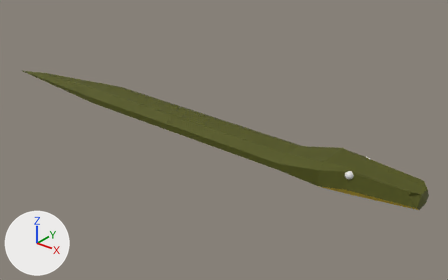
What one commit did to the FBX model Assets/Content/Enemy/models/croc.fbx.
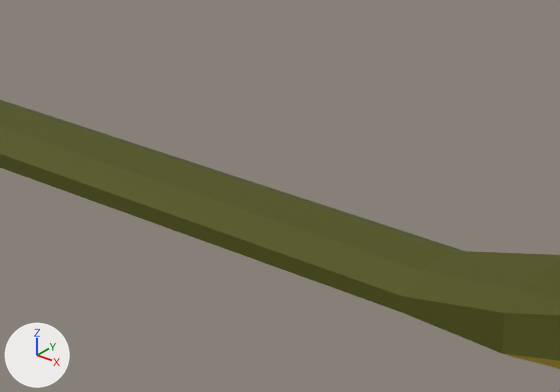
Each version appears first whole from a 50 mm camera at (4.49, -6.02, 3.71) aimed at (-0.59, 0.33, -0.23), and next in a close-up on the part from 27% to 76% of the width and 17% to 72% of the height. Every picture has the same lights, and +X, +Y and +Z are marked at lower left. Where no turn or scale is listed for an object, it has been applied to the vertices.

The first close-up shows 'Croc'.
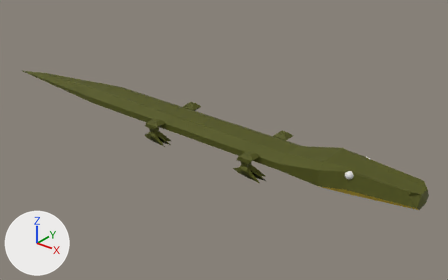
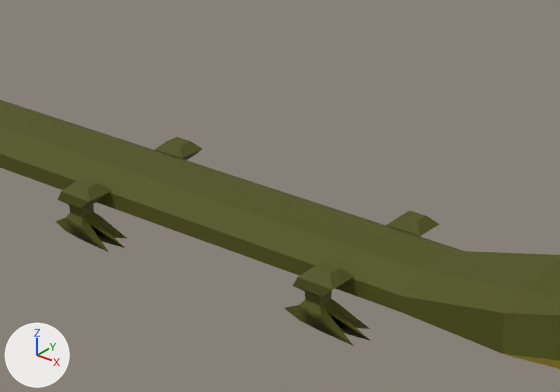
Boxes (x1, y1, x2, y2) around the edits, measured in the close-ups (560 x 392 px):
part 1 of me_snake, built on: before (60, 140, 463, 312); after (56, 137, 463, 346)

The change in detail:
me_snake is used by ob_croc; location (0.0, 0.0, 0.0).
me_snake had 183 vertices, 161 faces and spanned x -5.0..2.55, y -0.34..0.34, z -0.05..0.3.
me_snake now has 360 vertices, 329 faces and spans x -5.0..2.55, y -0.48..0.48, z -0.15..0.3.
Part 1, on me_snake:
12 faces are deleted.
129 vertices are added at x -1.5..0.67, y -0.48..0.48, z -0.15..0.16.
12 new vertices lie (0.06, 0.0, -0.08) away from vertices in x -1.21..0.42, y -0.41..0.41, z -0.07.
12 new vertices lie (0.0, 0.0, 0.08) away from vertices in x -1.37..0.42, y -0.46..0.46, z -0.15.
8 new vertices lie (0.0, 0.1, 0.0) away from vertices in x -1.24..0.39, y -0.43..0.33, z -0.03..0.02.
8 new vertices lie (0.22, 0.0, 0.0) away from vertices in x -1.35..0.28, y -0.47..0.47, z 0.11.
8 new vertices lie (0.0, 0.09, 0.0) away from vertices in x -1.29..0.45, y -0.43..0.34, z 0.16.
180 new faces join them, mat_body (dark yellow #4f5207).
